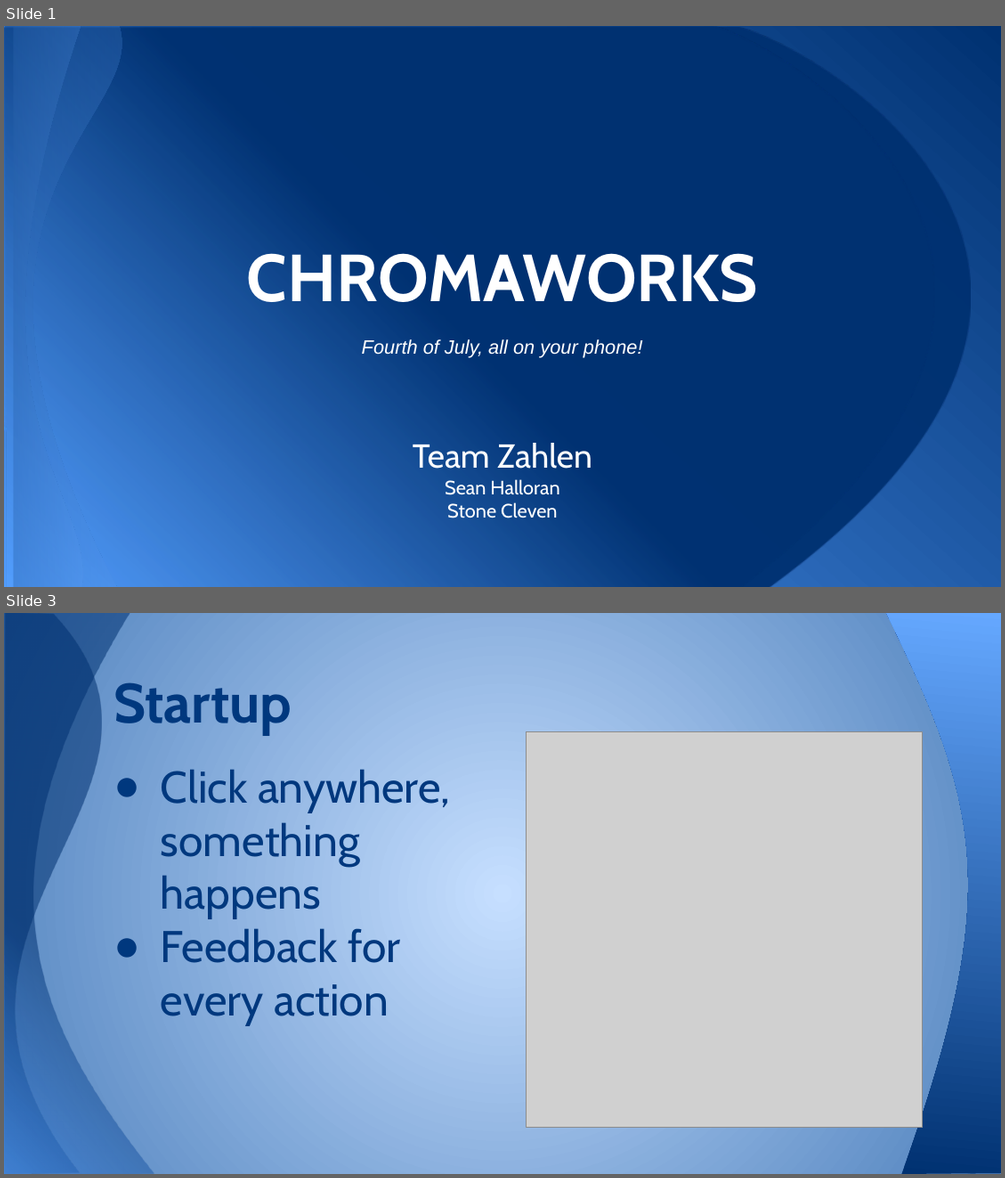
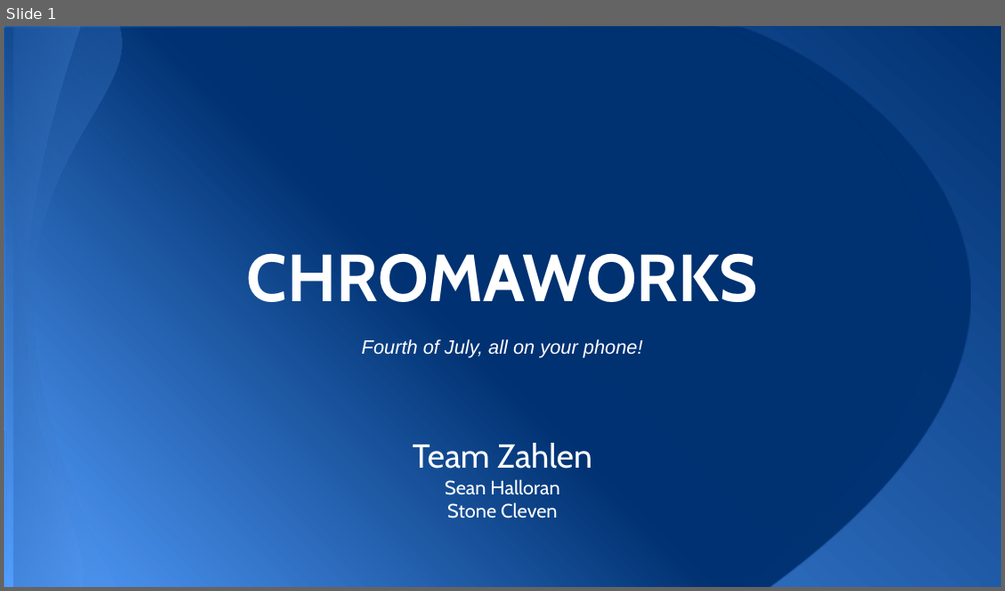
Before and after one commit to ComicSeans/imgd2900, a slide deck: assig7/Chromaworks.pptx. Shown one above the other, each under a label of ours: slides 1 and 3 before the commit, slide 1 after it; the slides between them are not shown. The pictures are 1005x1178 and 1005x591 pixels, drawn with LibreOffice and Linux fonts; fonts in the diff are those of the drawing; grey boxes stand for pictures. Boxes give left, top, right and bottom in pixels: in the first picture for what was removed or moved away, otherwise in the second. Text is boxed around its words. In the diff, an @@ line names an element or a change of style, - is before the commit and + after.

```diff
--- a/assig7/Chromaworks.pptx
+++ b/assig7/Chromaworks.pptx
@@ slide 3 removed at bbox=[4, 613, 1001, 1174], background gradient #C6DFFF to #4F81BD @@
@@ freeform shape removed at bbox=[4, 613, 154, 1173] @@
@@ freeform shape removed at bbox=[4, 613, 220, 1173] @@
@@ freeform shape removed at bbox=[886, 613, 1001, 1174] @@
@@ title removed at bbox=[113, 682, 291, 735] @@
-Startup
@@ picture removed at bbox=[526, 731, 922, 1127] @@
@@ text removed at bbox=[161, 769, 450, 1024] @@
-● Click anywhere, something happens
-● Feedback for every action
```
Also in this commit, not shown: 2 slides added, 6 other slides removed.
